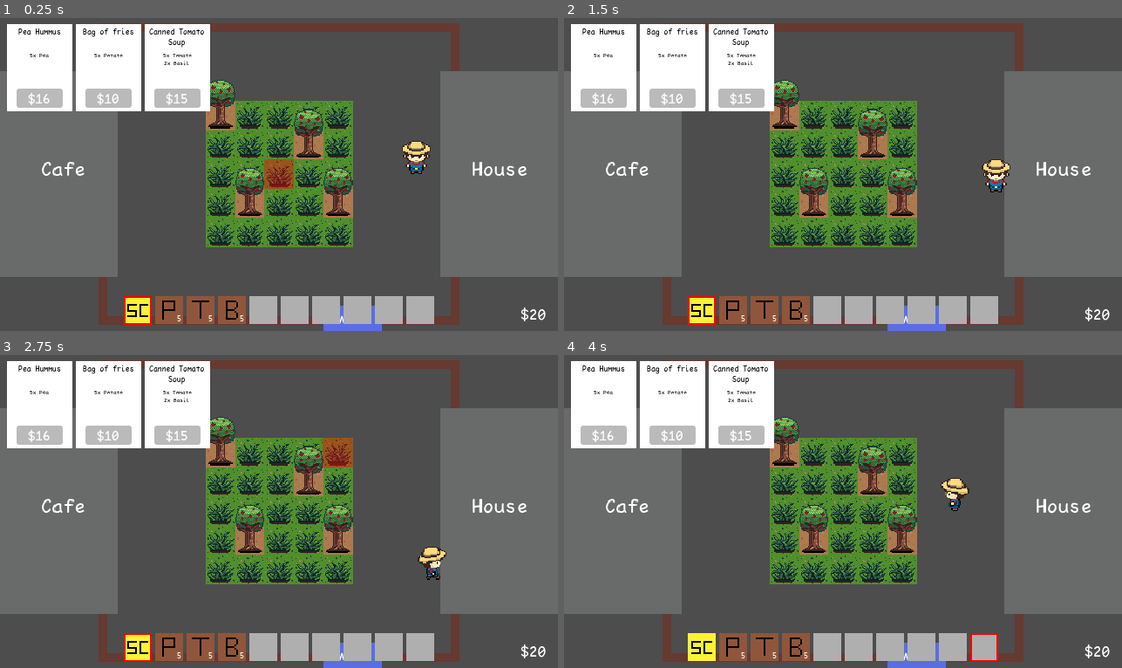
Above: before the commit, frames 1-4 (two rows, left to right).
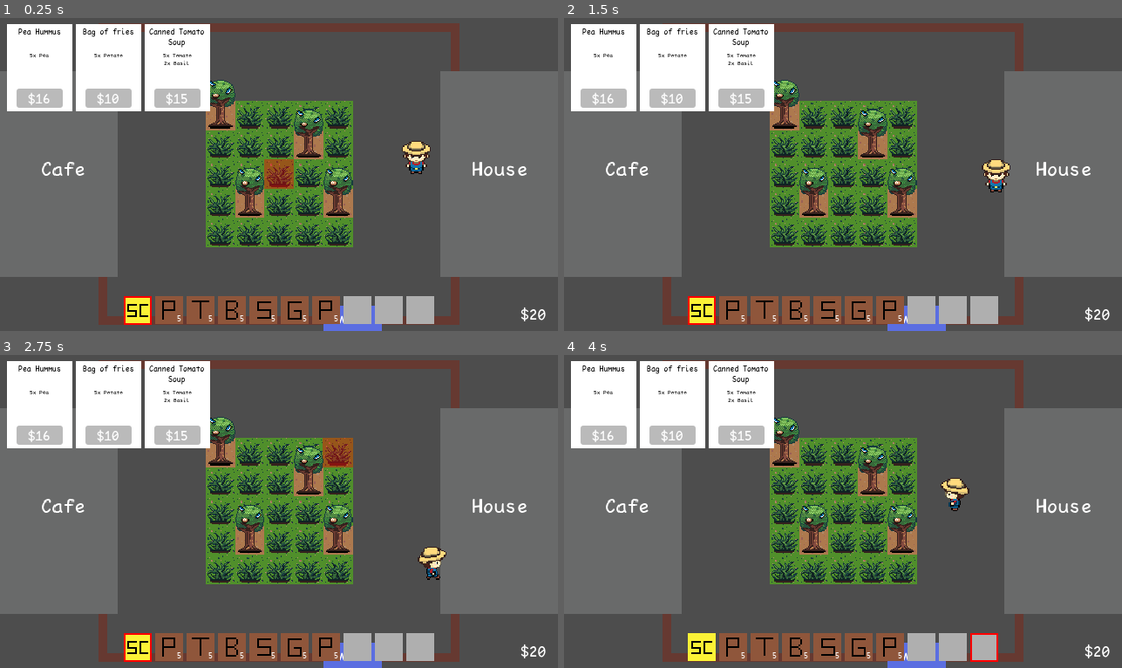
Above: after the commit, the same moments.

Repository: mikusaq/grub-n-grow
Game: Godot game, scene res://scenes/game.tscn
Same seed, same stepped clock (60 frames per second), same inputs: the game is played once before the commit and once after it.
Inputs (mouse positions are in pixels of both pictures, inside the frame that each line leads up to):
- Up to frame 1 (0.25 s): no input
- Up to frame 2 (1.5 s): tap Enter at 0.5 s; move the mouse to (965, 158) at 0.52 s; press the mouse at (965, 158) at 0.53 s; hold D (right) 0.53-1.28 s; move the mouse to (731, 190) at 1.27 s; release the mouse at (731, 190) at 1.28 s; hold S (down) from 1.28 s (still down); click (731, 190) at 1.35 s
- Up to frame 3 (2.75 s): move the mouse to (334, 442) at 2.02 s; release S (down) at 2.03 s; hold D (right) from 2.03 s (still down); hold N (next_day) from 2.03 s (still down); click (334, 442) at 2.3 s
- Up to frame 4 (4 s): tap Space at 2.75 s; move the mouse to (815, 574) at 2.77 s; release D (right) at 2.78 s; release N (next_day) at 2.78 s; hold W (up) 2.78-3.53 s; tap 1 (slot_1) at 2.85 s; click (815, 574) at 3.05 s; move the mouse to (1010, 558) at 3.52 s; hold A (left) from 3.53 s (still down); hold 0 (slot_10) from 3.53 s (still down); click (1010, 558) at 3.8 s

The runs differ from the first frame. In frame 1, 1.6% of the frame differs, in the area x 37-63%, y 20-98%; in frame 2, 1.6%; in frame 3, 1.6%; in frame 4, 1.6%.

Commit message:
Add other plants

Diff:
--- /dev/null
+++ b/resources/inventory/items/seeds/garlic_seed_item.tres
@@ -0,0 +1,14 @@
+[gd_resource type="Resource" script_class="InvItem" load_steps=4 format=3 uid="uid://cfefl2hfuy8pv"]
+
+[ext_resource type="Script" path="res://scripts/inventory/inventory_item.gd" id="1_d7gaw"]
+[ext_resource type="Texture2D" uid="uid://chd2i5hapamy8" path="res://assets/inventory_items/plant_items_placeholder.png" id="2_xv33a"]
+
+[sub_resource type="AtlasTexture" id="AtlasTexture_ymlfb"]
+atlas = ExtResource("2_xv33a")
+region = Rect2(160, 0, 32, 32)
+
+[resource]
+script = ExtResource("1_d7gaw")
+name = "Garlic seed"
+texture = SubResource("AtlasTexture_ymlfb")
+stackable = true
--- /dev/null
+++ b/resources/inventory/items/seeds/pea_seed_item.tres
@@ -0,0 +1,14 @@
+[gd_resource type="Resource" script_class="InvItem" load_steps=4 format=3 uid="uid://bvlyvlrpb7d8h"]
+
+[ext_resource type="Script" path="res://scripts/inventory/inventory_item.gd" id="1_evme0"]
+[ext_resource type="Texture2D" uid="uid://chd2i5hapamy8" path="res://assets/inventory_items/plant_items_placeholder.png" id="2_cidqk"]
+
+[sub_resource type="AtlasTexture" id="AtlasTexture_ymlfb"]
+atlas = ExtResource("2_cidqk")
+region = Rect2(0, 0, 32, 32)
+
+[resource]
+script = ExtResource("1_evme0")
+name = "Pea seed"
+texture = SubResource("AtlasTexture_ymlfb")
+stackable = true
--- /dev/null
+++ b/resources/inventory/items/seeds/strawberry_seed_item.tres
@@ -0,0 +1,14 @@
+[gd_resource type="Resource" script_class="InvItem" load_steps=4 format=3 uid="uid://cs0xfya48jcs7"]
+
+[ext_resource type="Script" path="res://scripts/inventory/inventory_item.gd" id="1_7j62u"]
+[ext_resource type="Texture2D" uid="uid://chd2i5hapamy8" path="res://assets/inventory_items/plant_items_placeholder.png" id="2_ftqgb"]
+
+[sub_resource type="AtlasTexture" id="AtlasTexture_ymlfb"]
+atlas = ExtResource("2_ftqgb")
+region = Rect2(128, 0, 32, 32)
+
+[resource]
+script = ExtResource("1_7j62u")
+name = "Strawberry seed"
+texture = SubResource("AtlasTexture_ymlfb")
+stackable = true
--- a/resources/inventory/player_inventory.tres
+++ b/resources/inventory/player_inventory.tres
@@ -6,6 +6,9 @@
 [ext_resource type="Resource" uid="uid://b85yqljembef1" path="res://resources/inventory/items/seeds/potato_seed_item.tres" id="4_j5vvl"]
 [ext_resource type="Resource" uid="uid://ct3jk3uywy336" path="res://resources/inventory/items/seeds/tomato_seed_item.tres" id="5_dxwpr"]
 [ext_resource type="Resource" uid="uid://c7njhcoogkkgg" path="res://resources/inventory/items/seeds/basil_seed_item.tres" id="6_pd67s"]
+[ext_resource type="Resource" uid="uid://cs0xfya48jcs7" path="res://resources/inventory/items/seeds/strawberry_seed_item.tres" id="7_qkgqk"]
+[ext_resource type="Resource" uid="uid://cfefl2hfuy8pv" path="res://resources/inventory/items/seeds/garlic_seed_item.tres" id="8_kqxk1"]
+[ext_resource type="Resource" uid="uid://bvlyvlrpb7d8h" path="res://resources/inventory/items/seeds/pea_seed_item.tres" id="9_07r4t"]
 
 [sub_resource type="Resource" id="Resource_onpay"]
 script = ExtResource("2_pysrr")
@@ -29,15 +32,18 @@
 
 [sub_resource type="Resource" id="Resource_rfhsx"]
 script = ExtResource("2_pysrr")
-amount = 0
+item = ExtResource("7_qkgqk")
+amount = 5
 
 [sub_resource type="Resource" id="Resource_4ry2v"]
 script = ExtResource("2_pysrr")
-amount = 0
+item = ExtResource("8_kqxk1")
+amount = 5
 
 [sub_resource type="Resource" id="Resource_ngai7"]
 script = ExtResource("2_pysrr")
-amount = 0
+item = ExtResource("9_07r4t")
+amount = 5
 
 [sub_resource type="Resource" id="Resource_jykpo"]
 script = ExtResource("2_pysrr")
--- a/scenes/world.tscn
+++ b/scenes/world.tscn
@@ -3,9 +3,9 @@
 [ext_resource type="Texture2D" uid="uid://ocb3muo17dxw" path="res://assets/surroundings_placeholder.png" id="1_a7ran"]
 [ext_resource type="Script" path="res://scripts/farm_grid.gd" id="1_qy2y8"]
 [ext_resource type="Material" uid="uid://ssbc1q5j0pts" path="res://shaders/farm_tile_shader_material.material" id="2_4cbld"]
-[ext_resource type="Texture2D" uid="uid://d314k07eage2b" path="res://assets/tiles.png" id="3_4mf1e"]
 [ext_resource type="Resource" uid="uid://behc610vpoq6t" path="res://resources/inventory/player_inventory.tres" id="3_33r3p"]
 [ext_resource type="Resource" uid="uid://m1lque6lxlpi" path="res://resources/inventory/crop_inventory.tres" id="4_2usl0"]
+[ext_resource type="Texture2D" uid="uid://bkwcnfynoudoi" path="res://assets/farm_tiles.png" id="6_0t1jv"]
 [ext_resource type="Script" path="res://scripts/on_ground.gd" id="6_3g3vv"]
 [ext_resource type="FontFile" uid="uid://br0ytyvgenot2" path="res://assets/fonts/pointfree.ttf" id="7_4gv7d"]
 
@@ -39,7 +39,7 @@
 sources/0 = SubResource("TileSetAtlasSource_xgry4")
 
 [sub_resource type="TileSetAtlasSource" id="TileSetAtlasSource_ht08u"]
-texture = ExtResource("3_4mf1e")
+texture = ExtResource("6_0t1jv")
 texture_region_size = Vector2i(32, 32)
 use_texture_padding = false
 3:0/0 = 0
@@ -51,26 +51,26 @@
 sources/0 = SubResource("TileSetAtlasSource_ht08u")
 
 [sub_resource type="TileSetAtlasSource" id="TileSetAtlasSource_ars3n"]
-texture = ExtResource("3_4mf1e")
+texture = ExtResource("6_0t1jv")
 texture_region_size = Vector2i(32, 32)
 use_texture_padding = false
-0:3/0 = 0
-0:3/0/y_sort_origin = -16
-1:3/0 = 0
-1:3/0/y_sort_origin = -16
 3:1/0 = 0
 3:1/0/y_sort_origin = -20
 3:2/0 = 0
 3:2/0/y_sort_origin = -20
-3:3/0 = 0
-3:3/0/y_sort_origin = -20
-4:2/size_in_atlas = Vector2i(1, 2)
+5:0/0 = 0
+6:0/0 = 0
+5:1/0 = 0
+6:1/0 = 0
+5:2/0 = 0
+6:2/0 = 0
 4:2/0 = 0
-4:2/0/texture_origin = Vector2i(0, 16)
-4:2/0/y_sort_origin = -7
-4:2/0/physics_layer_0/polygon_0/points = PackedVector2Array(-4.64039, 7.29204, -4.64039, 3.0494, 4.77297, 3.0052, 4.72878, 7.64559, 5.78944, 13.7002, -6.23138, 13.7002)
-2:3/0 = 0
-2:3/0/y_sort_origin = -16
+7:0/size_in_atlas = Vector2i(1, 2)
+7:0/0 = 0
+7:0/0/texture_origin = Vector2i(0, 16)
+8:0/size_in_atlas = Vector2i(1, 2)
+8:0/0 = 0
+8:0/0/texture_origin = Vector2i(0, 16)
 
 [sub_resource type="TileSet" id="TileSet_cxjv3"]
 tile_size = Vector2i(32, 32)
@@ -112,7 +112,15 @@
 z_index = 1
 y_sort_enabled = true
 scale = Vector2(1.00154, 1)
-tile_map_data = PackedByteArray("AAAEAAMAAAAEAAIAAAABAAMAAAAEAAIAAAADAAEAAAAEAAIAAAAAAAAAAAAEAAIAAAA=")
+tile_map_data = PackedByteArray("AAAEAAMAAAAHAAAAAAABAAMAAAAHAAAAAAADAAEAAAAHAAAAAAAAAAAAAAAHAAAAAAA=")
+tile_set = SubResource("TileSet_cxjv3")
+script = ExtResource("6_3g3vv")
+
+[node name="OnGround2" type="TileMapLayer" parent="FarmGrid"]
+z_index = 1
+y_sort_enabled = true
+scale = Vector2(1.00154, 1)
+tile_map_data = PackedByteArray("AAAEAAMAAAAHAAAAAAABAAMAAAAHAAAAAAADAAEAAAAHAAAAAAAAAAAAAAAHAAAAAAA=")
 tile_set = SubResource("TileSet_cxjv3")
 script = ExtResource("6_3g3vv")
 
--- a/scripts/farm_grid.gd
+++ b/scripts/farm_grid.gd
@@ -12,6 +12,9 @@
 var potato_seed_item: InvItem = preload("res://resources/inventory/items/seeds/potato_seed_item.tres")
 var tomato_seed_item: InvItem = preload("res://resources/inventory/items/seeds/tomato_seed_item.tres")
 var basil_seed_item: InvItem = preload("res://resources/inventory/items/seeds/basil_seed_item.tres")
+var strawberry_seed_item: InvItem = preload("res://resources/inventory/items/seeds/strawberry_seed_item.tres")
+var garlic_seed_item: InvItem = preload("res://resources/inventory/items/seeds/garlic_seed_item.tres")
+var pea_seed_item: InvItem = preload("res://resources/inventory/items/seeds/pea_seed_item.tres")
 
 var farm_tiles: Array[FarmTile]
 var player_pos: Vector2 = Vector2.ZERO
@@ -136,19 +139,28 @@
 				farm_tile.tile_state = FarmTile.TileState.MULCH
 				_update_tile_atlas_choords(farm_tile.tile_pos, FarmTile.SOIL_1_POS, FarmTile.MULCH_POS)
 				player_inv.remove_item(mulch_item, 1)
-		elif active_item.name in ["Potato seed", "Tomato seed", "Basil seed"]:
-			if farm_tile.tile_state == FarmTile.TileState.MULCH:
-				var plant_to_seed: Const.PlantType
-				if active_item.name == "Potato seed":
-					plant_to_seed = Const.PlantType.Potato
-					player_inv.remove_item(potato_seed_item, 1)
-				elif active_item.name == "Tomato seed":
-					plant_to_seed = Const.PlantType.Tomato
-					player_inv.remove_item(tomato_seed_item, 1)
-				elif active_item.name == "Basil seed":
-					plant_to_seed = Const.PlantType.Basil
-					player_inv.remove_item(basil_seed_item, 1)
-				farm_tile.seed_plant(plant_to_seed)
+		elif active_item.name in ["Potato seed", "Tomato seed", "Basil seed", "Strawberry seed", "Garlic seed", "Pea seed"]:
+			process_seeding(farm_tile, active_item)
+
+
+func process_seeding(farm_tile: FarmTile, active_item: InvItem) -> void:
+	if farm_tile.tile_state == FarmTile.TileState.MULCH:
+		var plant_to_seed: Const.PlantType
+		if active_item == potato_seed_item:
+			plant_to_seed = Const.PlantType.Potato
+		elif active_item == tomato_seed_item:
+			plant_to_seed = Const.PlantType.Tomato
+		elif active_item == basil_seed_item:
+			plant_to_seed = Const.PlantType.Basil
+		elif active_item == strawberry_seed_item:
+			plant_to_seed = Const.PlantType.Strawberry
+		elif active_item == garlic_seed_item:
+			plant_to_seed = Const.PlantType.Garlic
+		elif active_item == pea_seed_item:
+			plant_to_seed = Const.PlantType.Pea
+
+		player_inv.remove_item(active_item, 1)
+		farm_tile.seed_plant(plant_to_seed)
 
 
 func _update_tile_atlas_choords(tile_pos: Vector2i, ground_pos: Vector2i, plant_pos: Vector2i = Vector2i(-1, -1)):
--- a/scripts/farm_tile.gd
+++ b/scripts/farm_tile.gd
@@ -4,14 +4,17 @@
 const SOIL_1_POS = Vector2i(3, 0)
 const SOIL_2_POS = Vector2i(4, 0)
 const GRASS_POS = Vector2i(4, 1)
-const MULCH_POS = Vector2i(0, 3)
-const SEED_POS = Vector2i(1, 3)
-const TREE_POS = Vector2i(4, 2)
+const MULCH_POS = Vector2i(3, 1)
+const SEED_POS = Vector2i(3, 2)
+const TREE_POS = Vector2i(7, 0)
 
 # Positions of plant specific tiles in atlas
-const POTATO_POS = Vector2i(3, 2)
-const TOMATO_POS = Vector2i(3, 1)
-const BASIL_POS = Vector2i(3, 3)
+const POTATO_POS = Vector2i(6, 0)
+const TOMATO_POS = Vector2i(5, 0)
+const BASIL_POS = Vector2i(5, 1)
+const STRAWBERRY_POS = Vector2i(6, 1)
+const GARLIC_POS = Vector2i(5, 2)
+const PEA_POS = Vector2i(6, 2)
 
 enum TileState {GRASS, SOIL_1, SOIL_2, MULCH, SEED, HARVEST}
 
@@ -56,6 +59,12 @@
 		inv_item = preload("res://resources/inventory/items/crops/tomato_item.tres")
 	elif plant_type == Const.PlantType.Basil:
 		inv_item = preload("res://resources/inventory/items/crops/basil_item.tres")
+	elif plant_type == Const.PlantType.Strawberry:
+		inv_item = preload("res://resources/inventory/items/crops/strawberry_item.tres")
+	elif plant_type == Const.PlantType.Garlic:
+		inv_item = preload("res://resources/inventory/items/crops/garlic_item.tres")
+	elif plant_type == Const.PlantType.Pea:
+		inv_item = preload("res://resources/inventory/items/crops/pea_item.tres")
 	crop_inv.add_item(inv_item, harvest_value)
 	_reset()
 
@@ -76,6 +85,12 @@
 			change_tile.emit(tile_pos, SOIL_1_POS, TOMATO_POS)
 		elif plant_type == Const.PlantType.Basil:
 			change_tile.emit(tile_pos, SOIL_1_POS, BASIL_POS)
+		elif plant_type == Const.PlantType.Strawberry:
+			change_tile.emit(tile_pos, SOIL_1_POS, STRAWBERRY_POS)
+		elif plant_type == Const.PlantType.Garlic:
+			change_tile.emit(tile_pos, SOIL_1_POS, GARLIC_POS)
+		elif plant_type == Const.PlantType.Pea:
+			change_tile.emit(tile_pos, SOIL_1_POS, PEA_POS)
 
 
 func _reset():
@@ -92,3 +107,5 @@
 			harvest_value += 1
 		elif farm_tile.plant_type == Const.PlantType.Basil and plant_type == Const.PlantType.Tomato:
 			harvest_value += 1
+		elif farm_tile.plant_type == Const.PlantType.Garlic and plant_type == Const.PlantType.Strawberry:
+			harvest_value += 1
--- a/scripts/inventory/inventory.gd
+++ b/scripts/inventory/inventory.gd
@@ -11,9 +11,10 @@
 func add_item(item_to_add: InvItem, amount: int) -> bool:
 	var first_empty_number: int = -1
 	for i in range(slots.size()):
-		if slots[i].is_empty() and first_empty_number == -1:
-			first_empty_number = i
-		if slots[i].item == item_to_add and slots[i].item.stackable:
+		if slots[i].is_empty():
+			if first_empty_number == -1:
+				first_empty_number = i
+		elif slots[i].item == item_to_add and slots[i].item.stackable:
 			slots[i].add_item(item_to_add, amount)
 			slot_changed.emit(i)
 			return true
Binary file added: assets/farm_tiles.png
Not shown, changed: assets/farm_tiles.png.import
Binary file changed: assets/inventory_items/plant_items_placeholder.png
Binary file removed: assets/tiles.png
Not shown: 1 places in resources/inventory/player_inventory.tres that only renumber resources
